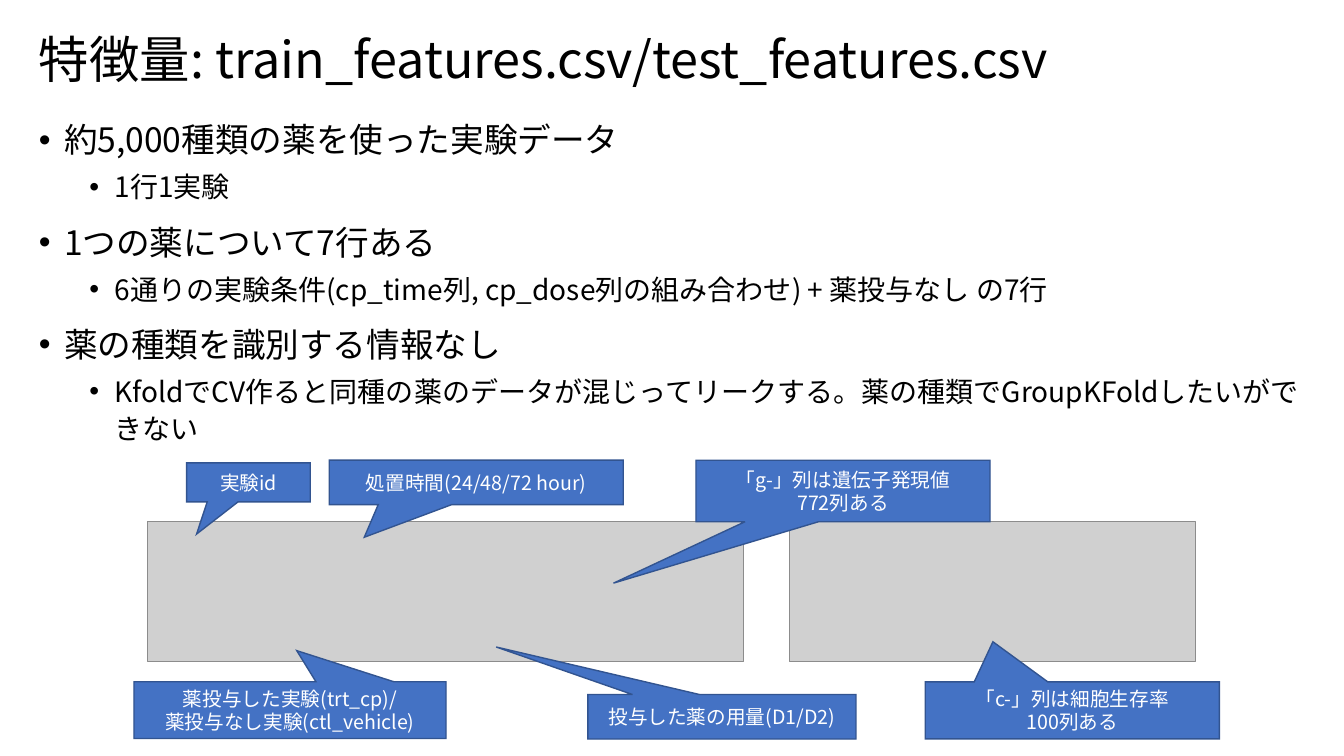
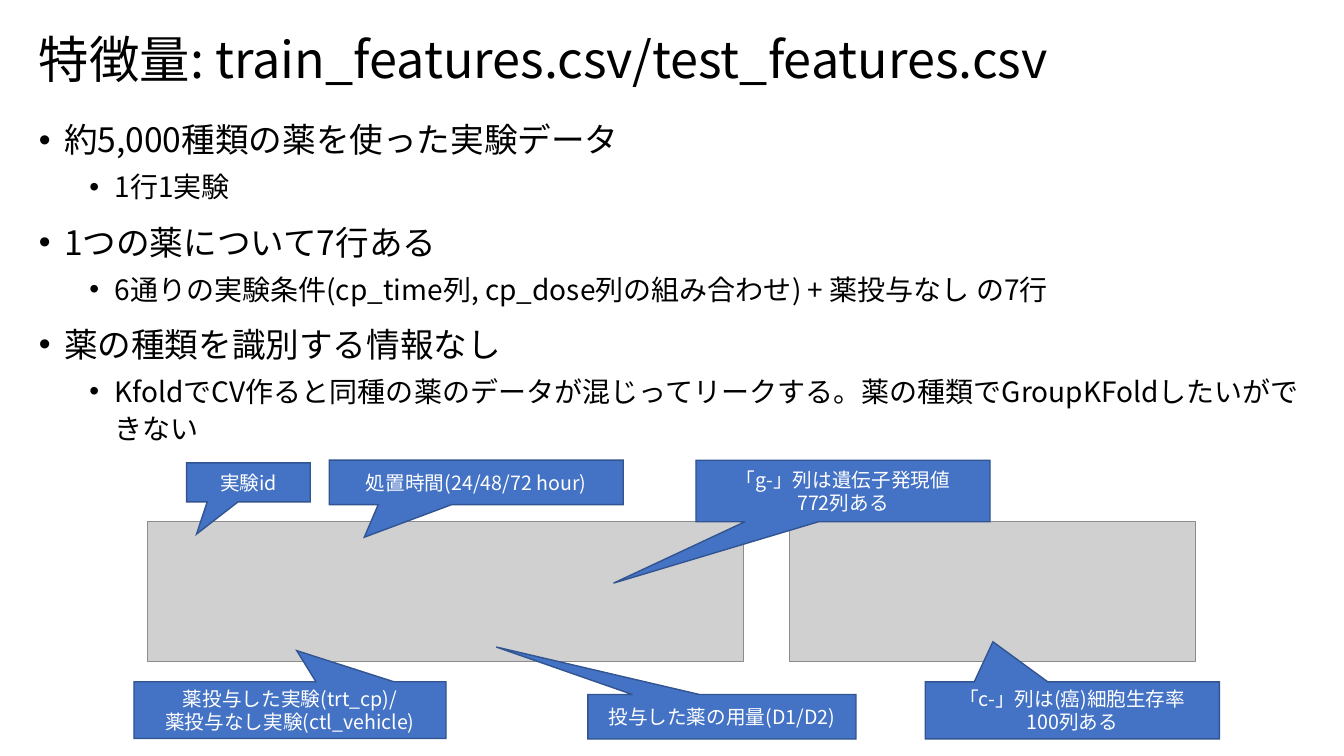
Before and after one commit to riron1206/kaggle_MoA, a slide deck: slide 4 of Kaggle_MoA.pptx. Drawn at 1344x756 pixels with LibreOffice and Linux fonts; fonts in the diff are those of the drawing; grey boxes stand for pictures. Boxes give left, top, right and bottom in pixels: in the first picture for what was removed or moved away, otherwise in the second. Text is boxed around its words. In the diff, an @@ line names an element or a change of style, - is before the commit and + after.

```diff
--- a/Kaggle_MoA.pptx
+++ b/Kaggle_MoA.pptx
@@ text in speech box at [959, 689, 1185, 710]: text changed @@
-「c-」列は細胞生存率
+「c-」列は(癌)細胞生存率
```
Also in this commit, not shown: 3 other files.
